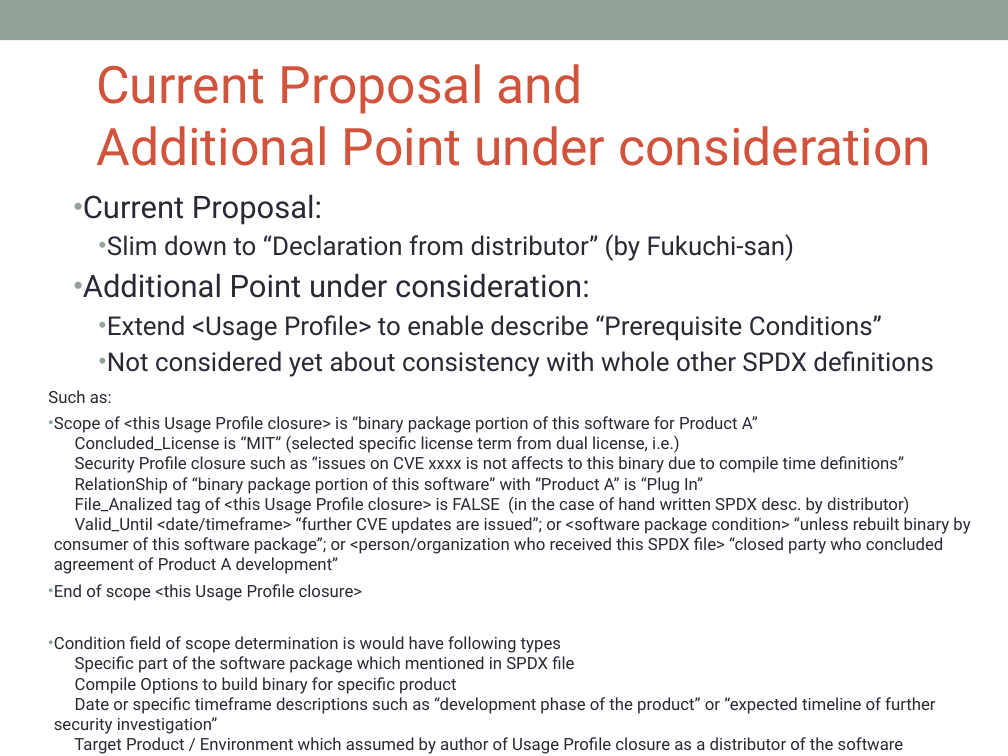
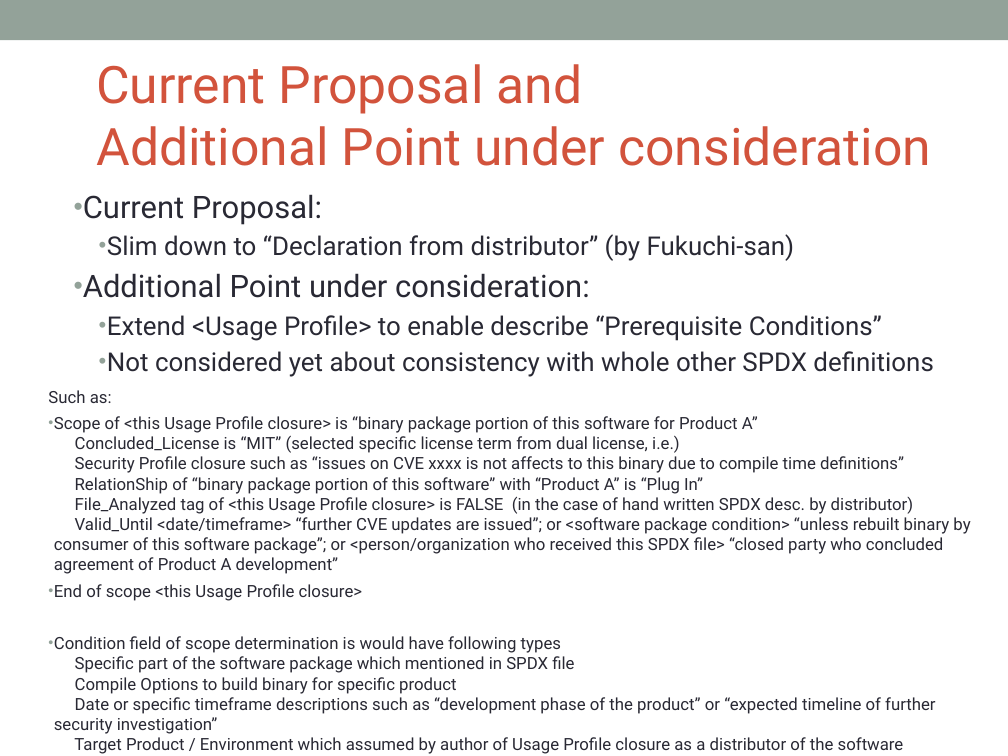
Before and after one commit to OpenChain-Project/OpenChain-JWG, a slide deck: slide 16 of License-Info-Exchange/UsageProfile/Proposal/Background_of_Proposal_of_UsageProfile_CC0.pptx. Drawn at 1008x756 pixels with LibreOffice and Linux fonts; fonts in the diff are those of the drawing; background and template pictures are left out. Boxes give left, top, right and bottom in pixels: in the first picture for what was removed or moved away, otherwise in the second. Text is boxed around its words. In the diff, an @@ line names an element or a change of style, - is before the commit and + after.

```diff
--- a/License-Info-Exchange/UsageProfile/Proposal/Background_of_Proposal_of_UsageProfile_CC0.pptx
+++ b/License-Info-Exchange/UsageProfile/Proposal/Background_of_Proposal_of_UsageProfile_CC0.pptx
@@ text at [54, 416, 970, 574]: text changed @@
-• Scope of <this Usage Profile closure> is “binary package portion of this software for Product A”
-  Concluded_License is “MIT” (selected specific license term from dual license, i.e.)
-  Security Profile closure such as “issues on CVE xxxx is not affects to this binary due to compile time definitions”
-  RelationShip of “binary package portion of this software” with “Product A” is “Plug In”
-  File_Analized tag of <this Usage Profile closure> is FALSE (in the case of hand written SPDX desc. by distributor)
-  Valid_Until <date/timeframe> “further CVE updates are issued”; or <software package condition> “unless rebuilt binary by consumer of this software package”; or <person/organization who received this SPDX file> “closed party who concluded agreement of Product A development”
+• Scope of <this Usage Profile closure> is “binary package portion of this software for Product A”
+  Concluded_License is “MIT” (selected specific license term from dual license, i.e.)
+  Security Profile closure such as “issues on CVE xxxx is not affects to this binary due to compile time definitions”
+  RelationShip of “binary package portion of this software” with “Product A” is “Plug In”
+  File_Analyzed tag of <this Usage Profile closure> is FALSE (in the case of hand written SPDX desc. by distributor)
+  Valid_Until <date/timeframe> “further CVE updates are issued”; or <software package condition> “unless rebuilt binary by consumer of this software package”; or <person/organization who received this SPDX file> “closed party who concluded agreement of Product A development”
```
Also in this commit, not shown: 1 other slide changed.
